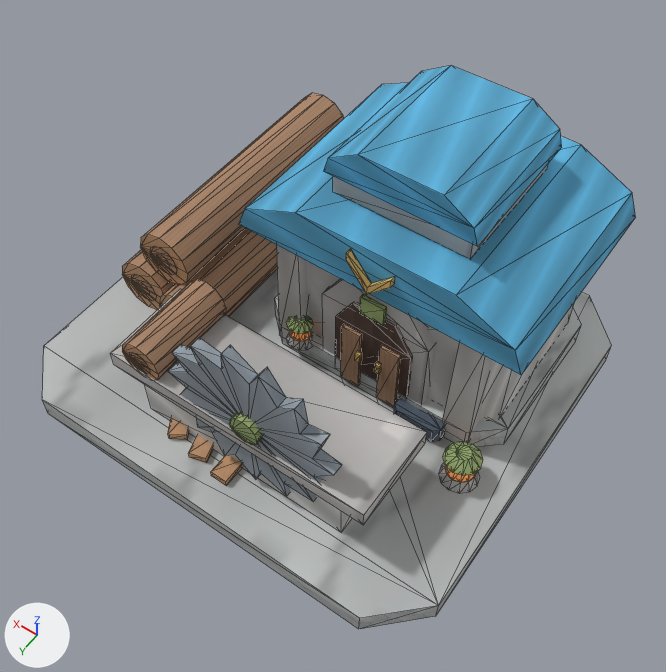
One commit to the glTF model Assets/GodSim/Art/Models/Buildings/Dwarf/Extraction/bld_dwarf_sawmill_future_v0.glb: the scene before it, then after it.
One viewpoint serves both versions: a camera (50 mm lens) standing at (-1.3, 1.79, 2.99) and looking at (-0.16, 0.19, 0.48). The lights are fixed; the arrows at lower left show +X, +Y and +Z. The first picture is the older version. Mesh edges are drawn as thin lines. Vertices at exactly the same position are counted once.

Names of what the first picture shows: 'LOD0'.
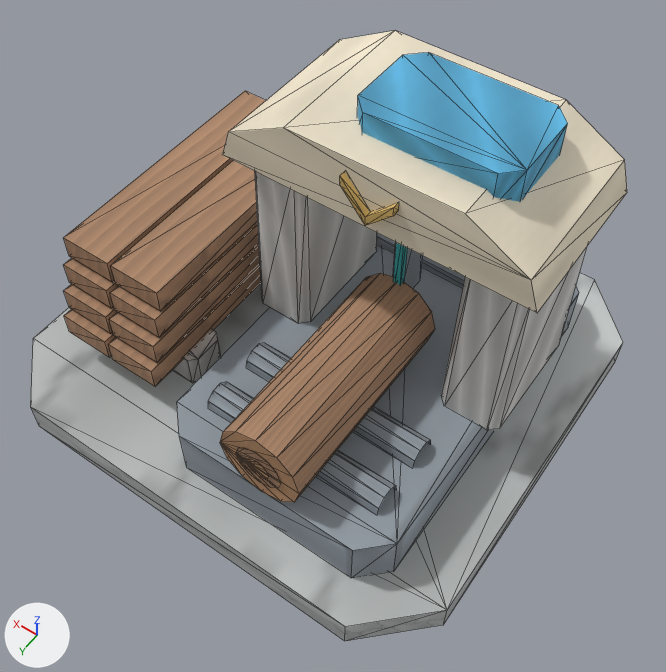
What the commit changed:
me_lod0 is used by ob_lod0; location (0.0, 0.0, 0.0).
me_lod0 had 674 vertices, 1060 faces and spanned x -0.91..0.91, y -0.83..0.83, z 0.0..1.11.
me_lod0 now has 336 vertices, 514 faces and spans x -0.94..0.94, y -0.89..0.89, z 0.0..1.34.
me_lod0 part 1: the loose piece of 12 vertices spanning x -0.55..0.03, y -0.56..-0.01, z 0.98..1.11 is scaled about its middle by (1.95, 1.06, 1.68), then moved by (-0.01, 0.16, 0.11).
me_lod0 part 2: the loose piece of 16 vertices spanning x -0.59..-0.39, y 0.01..0.15, z 0.11..0.18 is scaled about its middle by (2.76, 2.51, 1.79), then moved by (0.11, -0.2, 1.14).
me_lod0 part 3: a new loose piece, a 12-sided cylinder along y spanning x -0.44..-0.12, y -0.03..0.75, z 0.33..0.64, in mat_godsim_buildings.
me_lod0 part 4: the loose piece of 12 vertices spanning x 0.3..0.34, y 0.66, z 0.42..0.47 is scaled about its middle by (3.78, 1, 3.78), then moved by (-0.6, 0.1, 0.04).
me_lod0 part 5: the loose piece of 12 vertices spanning x -0.35..-0.18, y 0.12..0.14, z 0.71..0.86 is moved by (-0.02, 0.05, 0.36).
me_lod0 part 6: the loose piece of 12 vertices spanning x 0.27..0.37, y 0.65, z 0.4..0.49 is moved by (-0.6, 0.11, 0.04).
me_lod0 part 7: a new loose piece, a box spanning x -0.295..-0.267, y -0.038..-0.012, z 0.551..0.993, in mat_godsim_buildings.
me_lod0 part 8: a new loose piece, a box spanning x -0.279..-0.249, y -0.182..-0.038, z 0.499..1.052, in mat_godsim_buildings.
me_lod0 part 9: a new loose piece, a box spanning x 0.319..0.528, y -0.585..0.615, z 0.262..0.356, in mat_godsim_buildings.
me_lod0 part 10: a new loose piece, a box spanning x 0.319..0.528, y -0.552..0.581, z 0.371..0.465, in mat_godsim_buildings.
me_lod0 part 11: a new loose piece, a box spanning x 0.319..0.528, y -0.518..0.548, z 0.48..0.574, in mat_godsim_buildings.
me_lod0 part 12: a new loose piece, a box spanning x 0.319..0.528, y -0.484..0.515, z 0.589..0.683, in mat_godsim_buildings.
me_lod0 part 13: a new loose piece, a box spanning x 0.544..0.753, y -0.585..0.615, z 0.262..0.356, in mat_godsim_buildings.
me_lod0 part 14: a new loose piece, a box spanning x 0.544..0.753, y -0.552..0.581, z 0.371..0.465, in mat_godsim_buildings.
me_lod0 part 15: a new loose piece, a box spanning x 0.544..0.753, y -0.518..0.548, z 0.48..0.574, in mat_godsim_buildings.
me_lod0 part 16: a new loose piece, a box spanning x 0.544..0.753, y -0.484..0.515, z 0.589..0.683, in mat_godsim_buildings.
me_lod0 part 17: the loose piece of 16 vertices spanning x -0.91..0.91, y -0.83..0.83, z 0.0..0.09 is rebuilt with 16 vertices and now spans x -0.94..0.94, y -0.89..0.89, z 0.0..0.13.
me_lod0 part 18: 34 loose pieces with 522 vertices, spanning x -0.82..0.78, y -0.8..0.71, z 0.09..0.98, are deleted.
me_lod0 part 19: 72 vertices removed from x -0.79..0.83, y -0.77..0.65, z 0.09..0.71; 152 vertices added at x -0.79..0.82, y -0.71..0.75, z 0.12..1.05.

Pixel boxes (x1, y1, x2, y2) of what changed, in the pictures (666 x 672 px; the box of a moved part takes in the faces that stretch with it):
'LOD0', reshaped (8% taller)
    before: (42, 65, 636, 629)
    after: (31, 31, 627, 641)
part 1 of me_lod0, moved or reshaped
    before: (323, 65, 562, 247)
    after: (222, 31, 627, 313)
part 2 of me_lod0, moved or reshaped
    before: (394, 398, 446, 442)
    after: (357, 52, 568, 202)
part 3 of me_lod0, added (brown)
    after: (220, 273, 435, 502)
part 4 of me_lod0, moved or reshaped
    before: (134, 359, 144, 369)
    after: (236, 448, 281, 488)
part 5 of me_lod0, moved or reshaped
    before: (346, 249, 395, 294)
    after: (340, 171, 399, 226)
part 6 of me_lod0, moved or reshaped
    before: (129, 353, 150, 374)
    after: (246, 459, 268, 479)
part 7 of me_lod0, added (cyan)
    after: (393, 242, 407, 285)
part 8 of me_lod0, added
    after: (393, 243, 423, 288)
part 9 of me_lod0, added (brown)
    after: (108, 264, 261, 387)
part 10 of me_lod0, added (brown)
    after: (109, 244, 260, 362)
part 11 of me_lod0, added (brown)
    after: (110, 222, 258, 337)
part 12 of me_lod0, added (brown)
    after: (111, 160, 257, 311)
part 13 of me_lod0, added (brown)
    after: (64, 309, 115, 357)
part 14 of me_lod0, added (brown)
    after: (64, 284, 117, 333)
part 15 of me_lod0, added (brown)
    after: (63, 258, 118, 308)
part 16 of me_lod0, added (brown)
    after: (63, 91, 266, 282)
part 17 of me_lod0, rebuilt
    before: (42, 270, 612, 629)
    after: (31, 273, 623, 641)
part 18 of me_lod0, deleted
    before: (122, 83, 636, 502)
part 19 of me_lod0, reshaped
    before: (110, 249, 582, 532)
    after: (173, 172, 587, 578)
